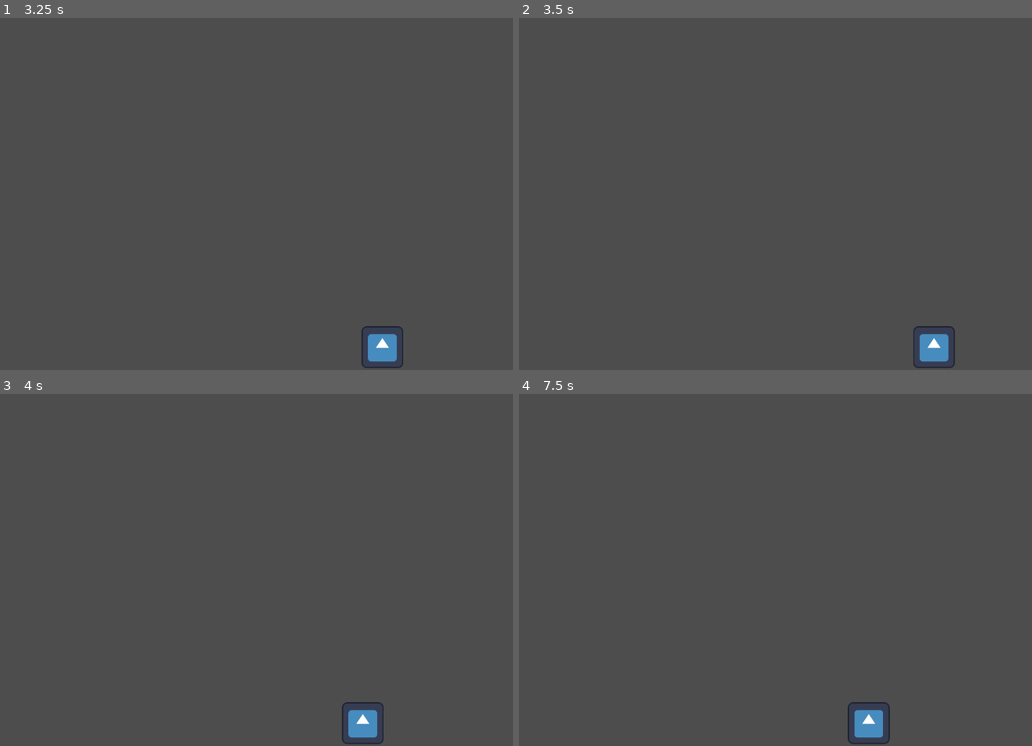
Above: before the commit, frames 1-4 (two rows, left to right).
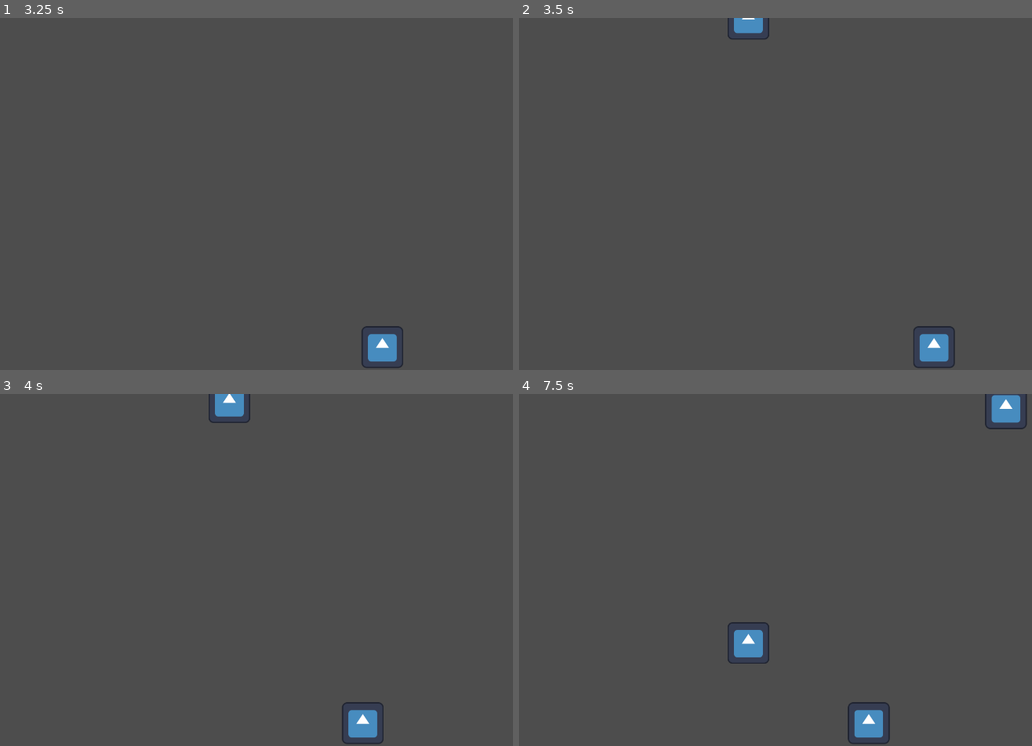
Above: after the commit, the same moments.

Repository: Christer-Bjoerk/Gathering_Leaves_GDScript
Game: Godot game, scene res://Scenes/main.tscn
Same seed, same stepped clock (60 frames per second), same inputs: the game is played once before the commit and once after it. The engine's default icon, where the game draws it, is replaced by a stand-in: a white triangle on a blue panel in a dark square.
Inputs:
- Up to frame 1 (3.25 s): tap Enter at 0.5 s; hold D (move_right) 0.53-1.28 s; hold A (move_left) 1.28-2.03 s; hold D (move_right) from 2.03 s (still down)
- Up to frame 2 (3.5 s): keep holding D (move_right)
- Up to frame 3 (4 s): release D (move_right) at 3.53 s; hold A (move_left) from 3.53 s (still down)
- Up to frame 4 (7.5 s): release A (move_left) at 5.78 s; hold D (move_right) from 5.78 s (still down)

Frame 1 is identical in both runs. In frame 2, 0.3% of the frame differs, in the area x 40-49%, y 0-7%; in frame 3, 0.4%; in frame 4, 1.1%, in the area x 40-100%, y 0-77%.

Commit message:
Spawning Obstacles

Diff:
--- /dev/null
+++ b/Scenes/main.gd
@@ -0,0 +1,18 @@
+extends Node
+
+@export var obstacle_scene: PackedScene
+
+func _on_obstacle_timer_timeout():
+
+	# New instance of the Obstacle scene
+	var obstacle = obstacle_scene.instantiate()
+
+	# Get a random location on the path2D
+	var obstacle_spawn_location = get_node("ObstaclePath/ObstacleSpawnLocation")
+	obstacle_spawn_location.progress_ratio = randf()
+
+	# Set the obstacle to a random position
+	obstacle.position = obstacle_spawn_location.position
+
+	# Spawn obstacles
+	add_child(obstacle)
--- a/Scenes/main.tscn
+++ b/Scenes/main.tscn
@@ -1,7 +1,28 @@
-[gd_scene load_steps=2 format=3 uid="uid://cwqx4suc8kxgu"]
+[gd_scene load_steps=5 format=3 uid="uid://cwqx4suc8kxgu"]
 
+[ext_resource type="Script" path="res://Scenes/main.gd" id="1_1vsa8"]
 [ext_resource type="PackedScene" uid="uid://dfnkgugeprrw5" path="res://Scenes/player.tscn" id="1_ac6de"]
+[ext_resource type="PackedScene" uid="uid://bnh0lssk3dimv" path="res://Scenes/obstacle.tscn" id="2_5r0ki"]
+
+[sub_resource type="Curve2D" id="Curve2D_p3whg"]
+_data = {
+"points": PackedVector2Array(0, 0, 0, 0, 0, 0, 0, 0, 0, 0, 1920, 0)
+}
+point_count = 2
 
 [node name="Main" type="Node"]
+script = ExtResource("1_1vsa8")
+obstacle_scene = ExtResource("2_5r0ki")
 
 [node name="Player" parent="." instance=ExtResource("1_ac6de")]
+
+[node name="ObstaclePath" type="Path2D" parent="."]
+curve = SubResource("Curve2D_p3whg")
+
+[node name="ObstacleSpawnLocation" type="PathFollow2D" parent="ObstaclePath"]
+
+[node name="ObstacleTimer" type="Timer" parent="."]
+wait_time = 3.262
+autostart = true
+
+[connection signal="timeout" from="ObstacleTimer" to="." method="_on_obstacle_timer_timeout"]
--- /dev/null
+++ b/Scenes/obstacle.tscn
@@ -0,0 +1,17 @@
+[gd_scene load_steps=3 format=3 uid="uid://bnh0lssk3dimv"]
+
+[ext_resource type="Texture2D" uid="uid://bgjlnqk713ft2" path="res://icon.svg" id="1_11mdx"]
+
+[sub_resource type="RectangleShape2D" id="RectangleShape2D_evmkt"]
+
+[node name="Obstacle" type="RigidBody2D"]
+collision_mask = 0
+gravity_scale = 0.1
+
+[node name="CollisionShape2D" type="CollisionShape2D" parent="."]
+shape = SubResource("RectangleShape2D_evmkt")
+
+[node name="VisibleOnScreenNotifier2D" type="VisibleOnScreenNotifier2D" parent="."]
+
+[node name="Sprite2D" type="Sprite2D" parent="."]
+texture = ExtResource("1_11mdx")
--- a/project.godot
+++ b/project.godot
@@ -19,7 +19,6 @@
 
 window/size/viewport_width=1920
 window/size/viewport_height=1080
-window/size/mode=2
 
 [input]
 
